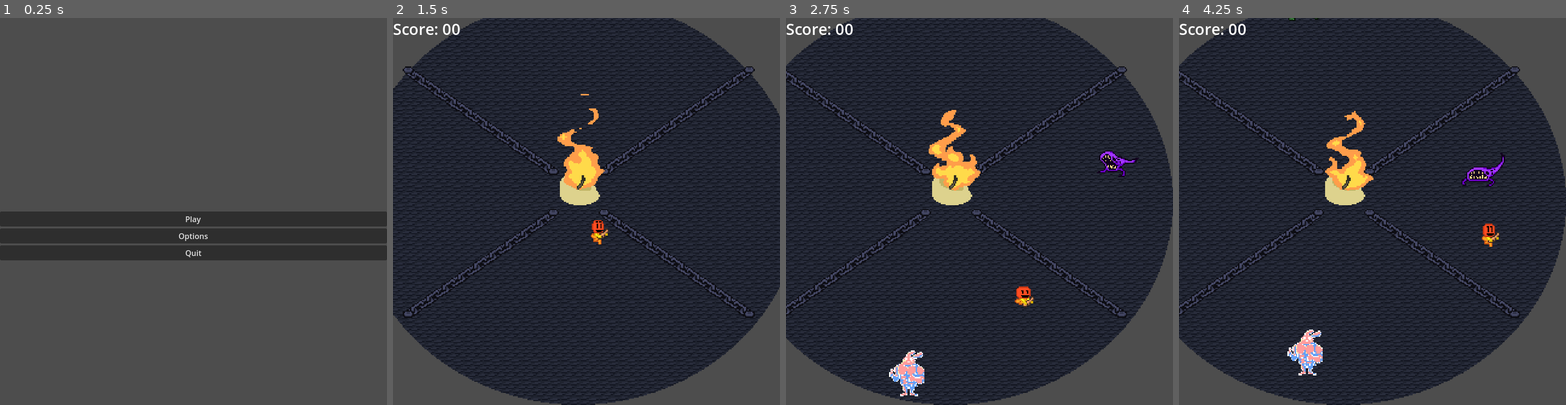
Above: before the commit, frames 1-4 (left to right).
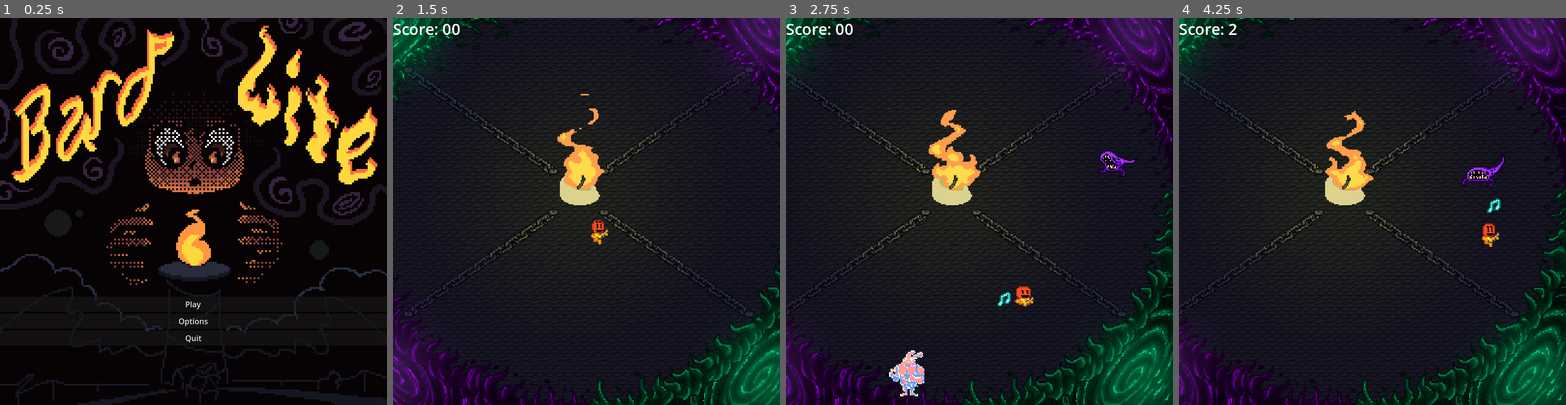
Above: after the commit, the same moments.

Repository: Everkade/Bardlite
Game: Godot game, scene res://menu.tscn
Two runs of this game, one before a commit and one after it. Both use one fixed random seed, a clock stepped at 60 frames per second and the inputs below.
Inputs:
- Up to frame 1 (0.25 s): no input
- Up to frame 2 (1.5 s): click "Play" at 0.5 s; hold Right (ui_right) from 1.28 s (still down)
- Up to frame 3 (2.75 s): release Right (ui_right) at 2.03 s; hold Down (ui_down) from 2.03 s (still down)
- Up to frame 4 (4.25 s): release Down (ui_down) at 2.78 s; hold Right (ui_right) 2.78-3.53 s; hold Up (ui_up) from 3.53 s (still down)

The runs differ from the first frame. In frame 1, 99% of the frame differs, in the area x 0-100%, y 0-100%; in frame 2, 20%; in frame 3, 22%; in frame 4, 23%.

Commit message:
BGs

Diff:
--- a/candle.gd
+++ b/candle.gd
@@ -1,29 +1,36 @@
 extends AnimatableBody2D
 # Animation
 @onready var sprite = $AnimatedSprite2D
+
+@onready var maxHealth = 100
 @onready var health = 100
 
 func _ready():
-	sprite.play("stage4");
+	sprite.play("stage4")
 
 func _process(delta):
-	if health == 80:
+	if health > 80:
+		sprite.play("stage4")
+	elif health > 60:
 		sprite.play("stage3")
-	elif health == 60:
+	elif health > 40:
 		sprite.play("stage2")
-	elif health == 40:
+	elif health > 20:
 		sprite.play("stage1")
-	elif health == 20:
+	elif health > 5:
 		sprite.play("stage0")
 	elif health <= 0:
 		get_tree().quit()
 
-
 func _on_area_2d_body_shape_entered(body_rid, body, body_shape_index, local_shape_index):
-	if body.name != "candle":
-		health -= 3
-
+	if body.name != "candle" || body.name != "player":
+		health -= 5
 
 func _on_area_2d_increase_health():
 	if health < 100:
 		health += 10
+	if health > maxHealth:
+		health = maxHealth
+
+func _on_main_enemy_death():
+	pass # Replace with function body.
--- a/enemy/bunny.tscn
+++ b/enemy/bunny.tscn
@@ -26,7 +26,7 @@
 }]
 
 [sub_resource type="RectangleShape2D" id="RectangleShape2D_606lx"]
-size = Vector2(12.6, 9.1)
+size = Vector2(12.6, 15.15)
 
 [node name="Enemy" type="CharacterBody2D" groups=["Enemy"]]
 scale = Vector2(10, 10)
@@ -38,10 +38,10 @@
 position = Vector2(0, -0.2)
 scale = Vector2(0.5, 0.5)
 sprite_frames = SubResource("SpriteFrames_cof0d")
-animation = &"walk"
+animation = &"idle"
 
 [node name="CollisionShape2D" type="CollisionShape2D" parent="." groups=["Enemy"]]
-position = Vector2(-2.2, 2.05)
+position = Vector2(0.0999999, 2.925)
 shape = SubResource("RectangleShape2D_606lx")
 
 [node name="State Machine" type="Node2D" parent="." node_paths=PackedStringArray("initialState")]
--- a/fuel/fuel.gd
+++ b/fuel/fuel.gd
@@ -1,6 +1,10 @@
 extends Area2D
 
 signal increaseHealth
+@onready var sprite = $AnimatedSprite2D
+
+func _ready():
+	sprite.play("default")
 
 func _on_body_shape_entered(body_rid, body, body_shape_index, local_shape_index):
 	if body.name == "player":
--- a/fuel/fuel.tscn
+++ b/fuel/fuel.tscn
@@ -1,21 +1,60 @@
-[gd_scene load_steps=4 format=3 uid="uid://b7c11jsfgb4uh"]
+[gd_scene load_steps=12 format=3 uid="uid://b7c11jsfgb4uh"]
 
 [ext_resource type="Script" path="res://fuel/fuel.gd" id="1_gt0ww"]
-[ext_resource type="Texture2D" uid="uid://b7xlhs1kc38oa" path="res://Art/Environment/Candle/Candle_Stage0.png" id="1_l10gu"]
+[ext_resource type="Texture2D" uid="uid://gqbtjamdlnp8" path="res://Art/Pickup/Disk1.png" id="2_0h8tv"]
+[ext_resource type="Texture2D" uid="uid://8bey8webo3nu" path="res://Art/Pickup/Disk2.png" id="3_hvl8s"]
+[ext_resource type="Texture2D" uid="uid://d3aknlbfgjdva" path="res://Art/Pickup/Disk3.png" id="4_im2r2"]
+[ext_resource type="Texture2D" uid="uid://br84e10qmkjfd" path="res://Art/Pickup/Disk4.png" id="5_evovf"]
+[ext_resource type="Texture2D" uid="uid://cibyyy70y2j60" path="res://Art/Pickup/Disk5.png" id="6_v6rrs"]
+[ext_resource type="Texture2D" uid="uid://3i3jipnuwyhh" path="res://Art/Pickup/Disk6.png" id="7_1fwtf"]
+[ext_resource type="Texture2D" uid="uid://cdflyv7ruypdo" path="res://Art/Pickup/Disk7.png" id="8_a01rh"]
+[ext_resource type="Texture2D" uid="uid://d3vcbit5espqh" path="res://Art/Pickup/Disk8.png" id="9_vqt0v"]
+
+[sub_resource type="SpriteFrames" id="SpriteFrames_rekkg"]
+animations = [{
+"frames": [{
+"duration": 1.0,
+"texture": ExtResource("2_0h8tv")
+}, {
+"duration": 1.0,
+"texture": ExtResource("3_hvl8s")
+}, {
+"duration": 1.0,
+"texture": ExtResource("4_im2r2")
+}, {
+"duration": 1.0,
+"texture": ExtResource("5_evovf")
+}, {
+"duration": 1.0,
+"texture": ExtResource("6_v6rrs")
+}, {
+"duration": 1.0,
+"texture": ExtResource("7_1fwtf")
+}, {
+"duration": 1.0,
+"texture": ExtResource("8_a01rh")
+}, {
+"duration": 1.0,
+"texture": ExtResource("9_vqt0v")
+}],
+"loop": true,
+"name": &"default",
+"speed": 5.0
+}]
 
 [sub_resource type="CircleShape2D" id="CircleShape2D_euj3s"]
-radius = 17.1172
+radius = 52.0
 
-[node name="Area2D" type="Area2D"]
+[node name="fuel" type="Area2D"]
 position = Vector2(349, 284)
 script = ExtResource("1_gt0ww")
 
-[node name="Sprite2D" type="Sprite2D" parent="."]
-position = Vector2(-4, -23)
-texture = ExtResource("1_l10gu")
+[node name="AnimatedSprite2D" type="AnimatedSprite2D" parent="."]
+scale = Vector2(5, 5)
+sprite_frames = SubResource("SpriteFrames_rekkg")
+frame_progress = 0.597184
 
 [node name="CollisionShape2D" type="CollisionShape2D" parent="."]
-position = Vector2(-6, 13)
 shape = SubResource("CircleShape2D_euj3s")
 
 [connection signal="body_shape_entered" from="." to="." method="_on_body_shape_entered"]
--- a/main.gd
+++ b/main.gd
@@ -5,8 +5,12 @@
 var bunny = preload("res://enemy/bunny.tscn")
 var fuel_load = preload("res://fuel/fuel.tscn")
 var fuel_positions = [Vector2(875, 250), Vector2(1550, 775), Vector2(300, 775), Vector2(950, 1225)]
+var bullet = preload("res://weapon/bullet.tscn")
 @onready var enemy_list = [crawlers, frog, bunny]
+
+#Signals
 signal enemyDeath
+signal increaseHealth
 
 func _ready():
 	MainMenuMusic.play_music_level()
@@ -23,9 +27,29 @@
 func _on_child_exiting_tree(node):
 	enemyDeath.emit()
 
-
 func _on_timer_2_timeout():
 	var fuel_position = fuel_positions[randi_range(0, 3)]
 	var fuel = fuel_load.instantiate()
 	fuel.position = fuel_position
 	add_child(fuel)
+
+	fuel.connect("increaseHealth", _on_increase_health)
+
+func _on_increase_health():
+	increaseHealth.emit()
+
+func _on_player_shoot():
+	var new_bullet = bullet.instantiate()
+	add_child(new_bullet)
+
+	var caster = $player.caster
+
+	new_bullet.global_position = caster.global_position
+
+	var bullet_vector = caster.target - caster.global_position
+	var ang = bullet_vector.angle()
+
+	var bullet_speed = 600
+	var bullet_velocity = Vector2(bullet_speed * cos(ang), bullet_speed * sin(ang))
+	new_bullet.direction = bullet_velocity
+	print(bullet_velocity)
--- a/main.tscn
+++ b/main.tscn
@@ -1,19 +1,103 @@
-[gd_scene load_steps=6 format=3 uid="uid://dd3x3x043hsas"]
+[gd_scene load_steps=18 format=3 uid="uid://dd3x3x043hsas"]
 
 [ext_resource type="PackedScene" uid="uid://dr3xknxcgp38y" path="res://player/player.tscn" id="1_esa8b"]
 [ext_resource type="Script" path="res://main.gd" id="1_xtyyw"]
-[ext_resource type="Texture2D" uid="uid://bmxgeebx81ed" path="res://Art/Environment/sBackground1.png" id="2_jvrsm"]
+[ext_resource type="Texture2D" uid="uid://deos6etxhank6" path="res://Art/Environment/Backgrounds/BG - Arena.png" id="2_3oamf"]
+[ext_resource type="Texture2D" uid="uid://whehh33mo8c1" path="res://Art/Environment/Backgrounds/BG - BL_BG.png" id="3_6aa3s"]
 [ext_resource type="PackedScene" uid="uid://pul7rth3b1e2" path="res://UI/user_interface.tscn" id="3_aw83o"]
+[ext_resource type="Texture2D" uid="uid://b4qdfpw7akdtx" path="res://Art/Environment/Backgrounds/BG - BL_FG.png" id="4_nf5ta"]
 [ext_resource type="PackedScene" uid="uid://cfmxign1tidw0" path="res://objects/candle.tscn" id="5_5m2dj"]
+[ext_resource type="Texture2D" uid="uid://bld0ysvlj7m83" path="res://Art/Environment/Backgrounds/BG - BL_Glow.png" id="5_8kwk8"]
+[ext_resource type="Texture2D" uid="uid://ctjwexuetmou8" path="res://Art/Environment/Backgrounds/BG - BR_BG.png" id="6_d14ho"]
+[ext_resource type="Texture2D" uid="uid://dux7oabqlcyo0" path="res://Art/Environment/Backgrounds/BG - BR_FG.png" id="7_vpd58"]
+[ext_resource type="Texture2D" uid="uid://bej8y55wlraar" path="res://Art/Environment/Backgrounds/BG - BR_Glow.png" id="8_6kjsc"]
+[ext_resource type="Texture2D" uid="uid://wpfta6cig46q" path="res://Art/Environment/Backgrounds/BG - TL_BG.png" id="9_0h6oh"]
+[ext_resource type="Texture2D" uid="uid://dbracriqcy1od" path="res://Art/Environment/Backgrounds/BG - TL_FG.png" id="10_nnqf4"]
+[ext_resource type="Texture2D" uid="uid://c6c2r7sarg1ne" path="res://Art/Environment/Backgrounds/BG - TL_Glow.png" id="11_quqqo"]
+[ext_resource type="Texture2D" uid="uid://dmxacp23lvnnn" path="res://Art/Environment/Backgrounds/BG - TR_BG.png" id="12_idqc0"]
+[ext_resource type="Texture2D" uid="uid://v5agj0pvq4h8" path="res://Art/Environment/Backgrounds/BG - TR_FG.png" id="13_tsu5x"]
+[ext_resource type="Texture2D" uid="uid://0x8tdklvyjt4" path="res://Art/Environment/Backgrounds/BG - TR_Glow.png" id="14_abvsh"]
 
 [node name="Main" type="Node2D"]
 script = ExtResource("1_xtyyw")
 
-[node name="TextureRect" type="TextureRect" parent="."]
+[node name="BG" type="TextureRect" parent="."]
 offset_right = 367.0
 offset_bottom = 336.0
 scale = Vector2(5, 5)
-texture = ExtResource("2_jvrsm")
+texture = ExtResource("2_3oamf")
+
+[node name="BL_BG" type="TextureRect" parent="BG"]
+layout_mode = 0
+offset_right = 367.0
+offset_bottom = 336.0
+texture = ExtResource("3_6aa3s")
+
+[node name="BL_FG" type="TextureRect" parent="BG"]
+layout_mode = 0
+offset_right = 40.0
+offset_bottom = 40.0
+texture = ExtResource("4_nf5ta")
+
+[node name="BL_Glow" type="TextureRect" parent="BG"]
+layout_mode = 0
+offset_right = 40.0
+offset_bottom = 40.0
+texture = ExtResource("5_8kwk8")
+
+[node name="BR_BG" type="TextureRect" parent="BG"]
+layout_mode = 0
+offset_right = 40.0
+offset_bottom = 40.0
+texture = ExtResource("6_d14ho")
+
+[node name="BR_FG" type="TextureRect" parent="BG"]
+layout_mode = 0
+offset_right = 40.0
+offset_bottom = 40.0
+texture = ExtResource("7_vpd58")
+
+[node name="BR_Glow" type="TextureRect" parent="BG"]
+layout_mode = 0
+offset_right = 40.0
+offset_bottom = 40.0
+texture = ExtResource("8_6kjsc")
+
+[node name="TL_BG" type="TextureRect" parent="BG"]
+layout_mode = 0
+offset_right = 40.0
+offset_bottom = 40.0
+texture = ExtResource("9_0h6oh")
+
+[node name="TL_FG" type="TextureRect" parent="BG"]
+layout_mode = 0
+offset_right = 40.0
+offset_bottom = 40.0
+texture = ExtResource("10_nnqf4")
+
+[node name="TL_Glow" type="TextureRect" parent="BG"]
+layout_mode = 0
+offset_right = 40.0
+offset_bottom = 40.0
+texture = ExtResource("11_quqqo")
+
+[node name="TR_BG" type="TextureRect" parent="BG"]
+layout_mode = 0
+offset_right = 40.0
+offset_bottom = 40.0
+texture = ExtResource("12_idqc0")
+
+[node name="TR_FG" type="TextureRect" parent="BG"]
+layout_mode = 0
+offset_right = 40.0
+offset_bottom = 40.0
+texture = ExtResource("13_tsu5x")
+
+[node name="TR_Glow" type="TextureRect" parent="BG"]
+layout_mode = 0
+offset_right = 40.0
+offset_bottom = 40.0
+texture = ExtResource("14_abvsh")
 
 [node name="UserInterface" parent="." instance=ExtResource("3_aw83o")]
 
@@ -41,6 +125,8 @@
 
 [connection signal="child_exiting_tree" from="." to="." method="_on_child_exiting_tree"]
 [connection signal="enemyDeath" from="." to="UserInterface" method="_on_main_enemy_death"]
+[connection signal="increaseHealth" from="." to="candle" method="_on_area_2d_increase_health"]
 [connection signal="child_exiting_tree" from="UserInterface" to="." method="_on_user_interface_child_exiting_tree"]
+[connection signal="shoot" from="player" to="." method="_on_player_shoot"]
 [connection signal="timeout" from="Timer" to="." method="_on_timer_timeout"]
 [connection signal="timeout" from="Timer2" to="." method="_on_timer_2_timeout"]
--- a/menu.tscn
+++ b/menu.tscn
@@ -1,6 +1,7 @@
-[gd_scene load_steps=2 format=3 uid="uid://cbu5t5fiftto2"]
+[gd_scene load_steps=3 format=3 uid="uid://cbu5t5fiftto2"]
 
 [ext_resource type="Script" path="res://menu.gd" id="1_e6ysn"]
+[ext_resource type="Texture2D" uid="uid://d35nhsmmmah5o" path="res://Art/Environment/Backgrounds/Bg.png" id="2_1vrjj"]
 
 [node name="Menu" type="Control"]
 layout_mode = 3
@@ -11,14 +12,27 @@
 grow_vertical = 2
 script = ExtResource("1_e6ysn")
 
+[node name="ColorRect" type="ColorRect" parent="."]
+layout_mode = 0
+offset_right = 800.0
+offset_bottom = 800.0
+color = Color(0, 0, 0, 1)
+
+[node name="TextureRect" type="TextureRect" parent="."]
+layout_mode = 0
+offset_right = 800.0
+offset_bottom = 800.0
+texture = ExtResource("2_1vrjj")
+stretch_mode = 5
+
 [node name="MarginContainer" type="MarginContainer" parent="."]
 layout_mode = 1
 anchors_preset = -1
 anchor_top = 0.563
 anchor_right = 1.0
 anchor_bottom = 0.563
-offset_top = -50.4
-offset_bottom = 50.6
+offset_top = 125.6
+offset_bottom = 226.6
 grow_horizontal = 2
 grow_vertical = 2
 
--- a/player/player.gd
+++ b/player/player.gd
@@ -1,6 +1,9 @@
 extends CharacterBody2D
 
 @export var speed: int = 400
+@onready var caster = %caster
+
+signal shoot
 
 func handleInput():
 	var moveDirection = Input.get_vector("ui_left", "ui_right", "ui_up", "ui_down")
@@ -25,3 +28,6 @@
 		sprite.play("walk")
 	else:
 		sprite.stop()
+
+func _on_player_shoot():
+	shoot.emit()
--- a/player/player.tscn
+++ b/player/player.tscn
@@ -90,3 +90,5 @@
 unique_name_in_owner = true
 scale = Vector2(50, 50)
 collision_layer = 0
+
+[connection signal="shoot" from="caster" to="." method="_on_player_shoot"]
--- a/project.godot
+++ b/project.godot
@@ -25,6 +25,7 @@
 
 window/size/viewport_width=800
 window/size/viewport_height=800
+window/stretch/mode="canvas_items"
 
 [dotnet]
 
--- a/weapon/bullet.gd
+++ b/weapon/bullet.gd
@@ -1,13 +1,13 @@
 extends Area2D
 
 var travelled_distance = 0
+var direction = Vector2(0, 0)
 
 func _physics_process(delta):
 	var range = 1200
 
-	var direction = Vector2.RIGHT
-	position += direction * 100 * delta
-	travelled_distance += 1000 * delta
+	position += direction * delta
+	travelled_distance += 2 * delta
 	if travelled_distance > range:
 		queue_free()
 
--- a/weapon/bullet.tscn
+++ b/weapon/bullet.tscn
@@ -1,23 +1,23 @@
 [gd_scene load_steps=4 format=3 uid="uid://bsnxw7q68mrsn"]
 
 [ext_resource type="Script" path="res://weapon/bullet.gd" id="1_drvvs"]
-[ext_resource type="Texture2D" uid="uid://dcmp0yf6ul7vl" path="res://shit_art/Shuriken.png" id="1_yuyig"]
+[ext_resource type="Texture2D" uid="uid://b2wrs2rbpluec" path="res://Art/Attacks/MusicNote.png" id="2_woxf8"]
 
 [sub_resource type="CircleShape2D" id="CircleShape2D_30opm"]
+radius = 58.0345
 
 [node name="bullet" type="Area2D" groups=["Bullets"]]
-rotation = -2.08641
-scale = Vector2(0.25, 0.25)
 collision_layer = 2
 collision_mask = 2
 script = ExtResource("1_drvvs")
 
 [node name="Sprite2D" type="Sprite2D" parent="."]
-scale = Vector2(0.25, 0.25)
-texture = ExtResource("1_yuyig")
+rotation = -6.28319
+scale = Vector2(5, 5)
+texture = ExtResource("2_woxf8")
 
 [node name="CollisionShape2D" type="CollisionShape2D" parent="."]
-scale = Vector2(0.25, 0.25)
+scale = Vector2(0.5, 0.5)
 shape = SubResource("CircleShape2D_30opm")
 
 [connection signal="body_entered" from="." to="." method="_on_body_entered"]
--- a/weapon/caster.gd
+++ b/weapon/caster.gd
@@ -1,21 +1,17 @@
 extends Area2D
 
 var enemies_in_range = []
+var target = Vector2(0, 0)
+
+signal shoot
 
 func _physics_process(delta):
 	enemies_in_range = get_overlapping_bodies()
 	if enemies_in_range.size() > 0:
 		var target_enemy = enemies_in_range[0]
-		look_at(target_enemy.position)
-
-
-func shoot():
-	const BULLET = preload("res://weapon/bullet.tscn")
-	var new_bullet = BULLET.instantiate()
-	new_bullet.global_position = %caster.position
-	%caster.add_child(new_bullet)
+		target = (target_enemy.position)
 
 func _on_timer_timeout():
 	if enemies_in_range.size() > 0:
-		shoot()
+		shoot.emit()
 		SoundFx.attack_one()
--- a/weapon/caster.tscn
+++ b/weapon/caster.tscn
@@ -3,6 +3,7 @@
 [ext_resource type="Script" path="res://weapon/caster.gd" id="1_d1abl"]
 
 [sub_resource type="CircleShape2D" id="CircleShape2D_hgrv2"]
+radius = 12.0
 
 [node name="caster" type="Area2D"]
 collision_layer = 2
Not shown, added: Art/Environment/Backgrounds/20240131_191435.png.import
Binary file added: Art/Environment/Backgrounds/Bg.png
Not shown, added: Art/Environment/Backgrounds/Bg.png.import
Binary file changed: Art/Pickup/Disk1.png
Binary file changed: Art/Pickup/Disk2.png
Binary file changed: Art/Pickup/Disk3.png
Binary file changed: Art/Pickup/Disk4.png
Binary file changed: Art/Pickup/Disk5.png
Binary file changed: Art/Pickup/Disk6.png
Binary file changed: Art/Pickup/Disk7.png
Binary file changed: Art/Pickup/Disk8.png
Not shown, added: Art/Environment/Backgrounds/20240131_191435.png
(and 2 more such lines)
